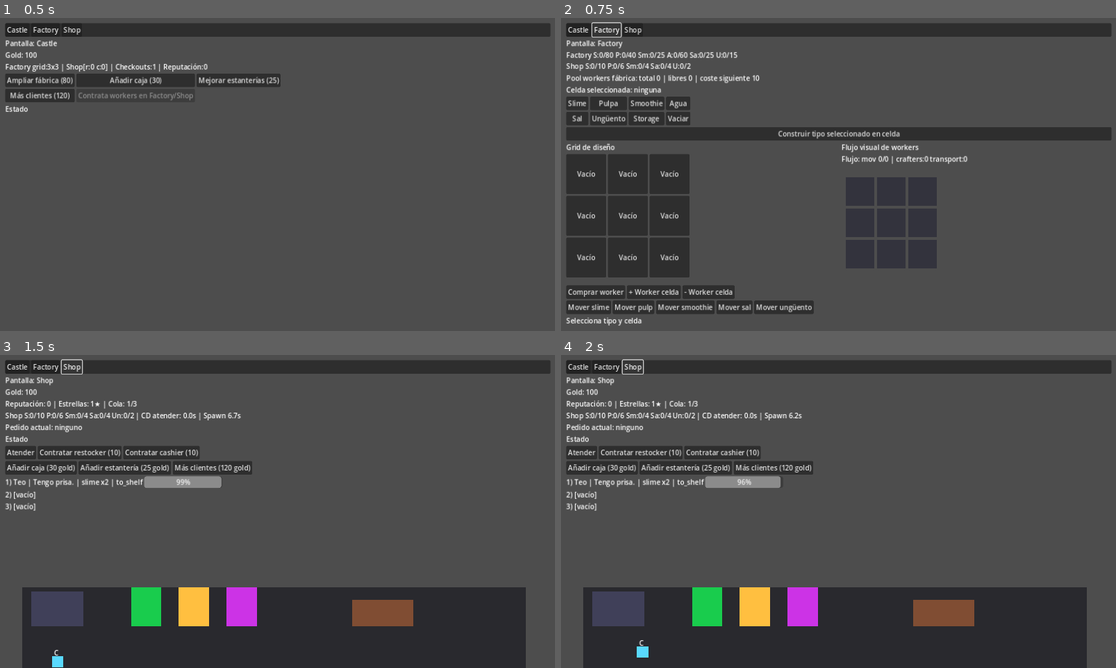
Above: before the commit, frames 1-4 (two rows, left to right).
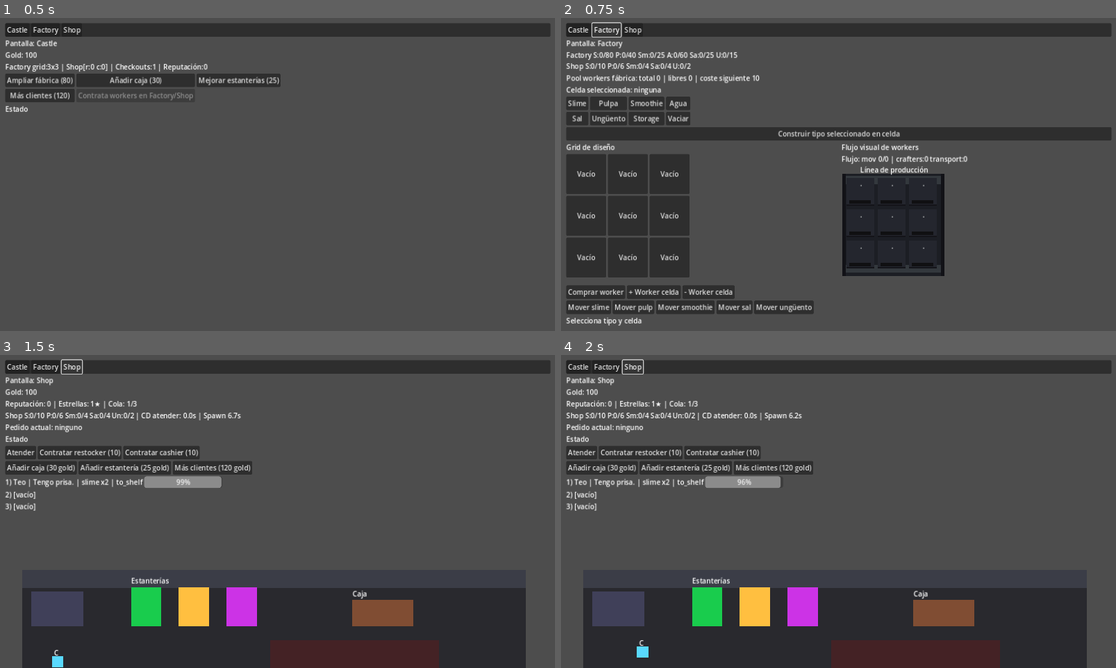
Above: after the commit, the same moments.

Repository: jazm1985-a11y/Prueba
Game: Godot game, scene res://Scenes/Main.tscn
Two runs of this game, one before a commit and one after it. Both use one fixed random seed, a clock stepped at 60 frames per second and the inputs below.
Inputs:
- Up to frame 1 (0.5 s): no input
- Up to frame 2 (0.75 s): click "Factory" at 0.5 s
- Up to frame 3 (1.5 s): click "Shop" at 1.25 s
- Up to frame 4 (2 s): no input

Frame 1 is identical in both runs. In frame 2, 2.7% of the frame differs, in the area x 50-70%, y 47-83%; in frame 3, 3.0%, in the area x 4-95%, y 71-100%; in frame 4, 3.0%.

Commit message:
Improve visual environments for factory and shop prototype

Diff:
--- a/Scenes/Factory.tscn
+++ b/Scenes/Factory.tscn
@@ -103,6 +103,39 @@
 [node name="World" type="Node2D" parent="VBox/MainSplit/WorldPanel"]
 position = Vector2(10, 80)
 
+[node name="Backdrop" type="ColorRect" parent="VBox/MainSplit/WorldPanel/World"]
+position = Vector2(-8, -8)
+size = Vector2(236, 236)
+color = Color(0.11, 0.12, 0.14, 1)
+
+[node name="AisleTop" type="ColorRect" parent="VBox/MainSplit/WorldPanel/World"]
+position = Vector2(0, -2)
+size = Vector2(220, 18)
+color = Color(0.2, 0.22, 0.24, 1)
+
+[node name="AisleBottom" type="ColorRect" parent="VBox/MainSplit/WorldPanel/World"]
+position = Vector2(0, 202)
+size = Vector2(220, 18)
+color = Color(0.2, 0.22, 0.24, 1)
+
+[node name="WallLeft" type="ColorRect" parent="VBox/MainSplit/WorldPanel/World"]
+position = Vector2(-8, -8)
+size = Vector2(8, 236)
+color = Color(0.07, 0.07, 0.09, 1)
+
+[node name="WallRight" type="ColorRect" parent="VBox/MainSplit/WorldPanel/World"]
+position = Vector2(220, -8)
+size = Vector2(8, 236)
+color = Color(0.07, 0.07, 0.09, 1)
+
+[node name="Sign" type="Label" parent="VBox/MainSplit/WorldPanel/World"]
+offset_left = 4.0
+offset_top = -28.0
+offset_right = 220.0
+offset_bottom = -8.0
+text = "Línea de producción"
+horizontal_alignment = 1
+
 [node name="WorldGrid" type="Node2D" parent="VBox/MainSplit/WorldPanel/World"]
 
 [node name="WorldWorkers" type="Node2D" parent="VBox/MainSplit/WorldPanel/World"]
--- a/Scenes/Shop.tscn
+++ b/Scenes/Shop.tscn
@@ -80,6 +80,30 @@
 size = Vector2(1160, 220)
 color = Color(0.16, 0.16, 0.18, 1)
 
+
+[node name="WallBack" type="ColorRect" parent="World"]
+position = Vector2(0, 0)
+size = Vector2(1160, 42)
+color = Color(0.23, 0.24, 0.28, 1)
+
+[node name="Rug" type="ColorRect" parent="World"]
+position = Vector2(570, 162)
+size = Vector2(390, 64)
+color = Color(0.4, 0.1, 0.1, 0.45)
+
+[node name="ShelfSign" type="Label" parent="World"]
+offset_left = 250.0
+offset_top = 14.0
+offset_right = 560.0
+offset_bottom = 34.0
+text = "Estanterías"
+
+[node name="CheckoutSign" type="Label" parent="World"]
+offset_left = 760.0
+offset_top = 44.0
+offset_right = 920.0
+offset_bottom = 64.0
+text = "Caja"
 [node name="ShelfSlimeVisual" type="ColorRect" parent="World"]
 position = Vector2(250, 40)
 size = Vector2(70, 90)
--- a/Scripts/Factory.gd
+++ b/Scripts/Factory.gd
@@ -124,35 +124,97 @@
 	for y in range(GameState.factory_grid_size):
 		for x in range(GameState.factory_grid_size):
 			var id := "%d_%d" % [x, y]
+			var tile_root := Node2D.new()
+			tile_root.position = Vector2(x * CELL_SIZE, y * CELL_SIZE)
+			world_grid.add_child(tile_root)
+
 			var tile := ColorRect.new()
-			tile.size = Vector2(CELL_SIZE - 6.0, CELL_SIZE - 6.0)
-			tile.position = Vector2(x * CELL_SIZE, y * CELL_SIZE)
-			tile.color = Color(0.2, 0.2, 0.24)
-			world_grid.add_child(tile)
-			cell_markers[id] = tile
+			tile.size = Vector2(CELL_SIZE - 8.0, CELL_SIZE - 8.0)
+			tile.position = Vector2(2.0, 2.0)
+			tile.color = Color(0.17, 0.19, 0.24)
+			tile.mouse_filter = Control.MOUSE_FILTER_IGNORE
+			tile_root.add_child(tile)
+
+			var frame := ColorRect.new()
+			frame.size = Vector2(CELL_SIZE - 8.0, 3.0)
+			frame.position = Vector2(2.0, CELL_SIZE - 9.0)
+			frame.color = Color(0.08, 0.08, 0.1)
+			frame.mouse_filter = Control.MOUSE_FILTER_IGNORE
+			tile_root.add_child(frame)
+
+			var icon := Label.new()
+			icon.position = Vector2(8.0, 8.0)
+			icon.size = Vector2(CELL_SIZE - 16.0, 22.0)
+			icon.horizontal_alignment = HORIZONTAL_ALIGNMENT_CENTER
+			icon.vertical_alignment = VERTICAL_ALIGNMENT_CENTER
+			icon.text = "·"
+			tile_root.add_child(icon)
+
+			var progress_bg := ColorRect.new()
+			progress_bg.position = Vector2(8.0, CELL_SIZE - 18.0)
+			progress_bg.size = Vector2(CELL_SIZE - 22.0, 7.0)
+			progress_bg.color = Color(0.05, 0.05, 0.05, 0.85)
+			progress_bg.mouse_filter = Control.MOUSE_FILTER_IGNORE
+			tile_root.add_child(progress_bg)
+
+			var progress_fill := ColorRect.new()
+			progress_fill.position = progress_bg.position
+			progress_fill.size = Vector2(0.0, 7.0)
+			progress_fill.color = Color(0.95, 0.92, 0.28, 0.95)
+			progress_fill.mouse_filter = Control.MOUSE_FILTER_IGNORE
+			tile_root.add_child(progress_fill)
+
+			cell_markers[id] = {
+				"tile": tile,
+				"icon": icon,
+				"progress_fill": progress_fill
+			}
 
 func _sync_world_grid_colors() -> void:
 	for id in cell_markers.keys():
-		var tile: ColorRect = cell_markers[id]
+		var marker: Dictionary = cell_markers[id]
+		var tile: ColorRect = marker["tile"]
+		var icon: Label = marker["icon"]
+		var progress_fill: ColorRect = marker["progress_fill"]
 		var station_type: String = String(GameState.factory_cell_types.get(id, ""))
 		tile.color = _station_color(station_type)
+		icon.text = _station_icon(station_type)
+		var progress: float = clampf(float(GameState.factory_cell_progress.get(id, 0.0)), 0.0, 1.0)
+		progress_fill.size.x = (CELL_SIZE - 22.0) * progress
+
+func _station_icon(station_type: String) -> String:
+	if station_type == "slime":
+		return "SLM"
+	if station_type == "pulp":
+		return "PLP"
+	if station_type == "smoothie":
+		return "SMT"
+	if station_type == "agua":
+		return "AGU"
+	if station_type == "sal":
+		return "SAL"
+	if station_type == "unguento":
+		return "UNG"
+	if station_type == "storage":
+		return "DEP"
+	return "·"
 
 func _station_color(station_type: String) -> Color:
 	if station_type == "slime":
-		return Color(0.2, 0.75, 0.3)
+		return Color(0.17, 0.52, 0.24)
 	if station_type == "pulp":
-		return Color(1.0, 0.7, 0.2)
+		return Color(0.73, 0.44, 0.12)
 	if station_type == "smoothie":
-		return Color(0.8, 0.2, 0.8)
+		return Color(0.52, 0.18, 0.56)
 	if station_type == "agua":
-		return Color(0.2, 0.6, 1.0)
+		return Color(0.12, 0.36, 0.7)
 	if station_type == "sal":
-		return Color(0.9, 0.9, 0.9)
+		return Color(0.63, 0.63, 0.63)
 	if station_type == "unguento":
-		return Color(0.85, 0.45, 0.15)
+		return Color(0.62, 0.3, 0.12)
 	if station_type == "storage":
-		return Color(0.35, 0.35, 0.45)
-	return Color(0.2, 0.2, 0.24)
+		return Color(0.25, 0.25, 0.34)
+	return Color(0.14, 0.15, 0.18)
 
 func _sync_worker_agents() -> void:
 	var parts: Array[String] = []
